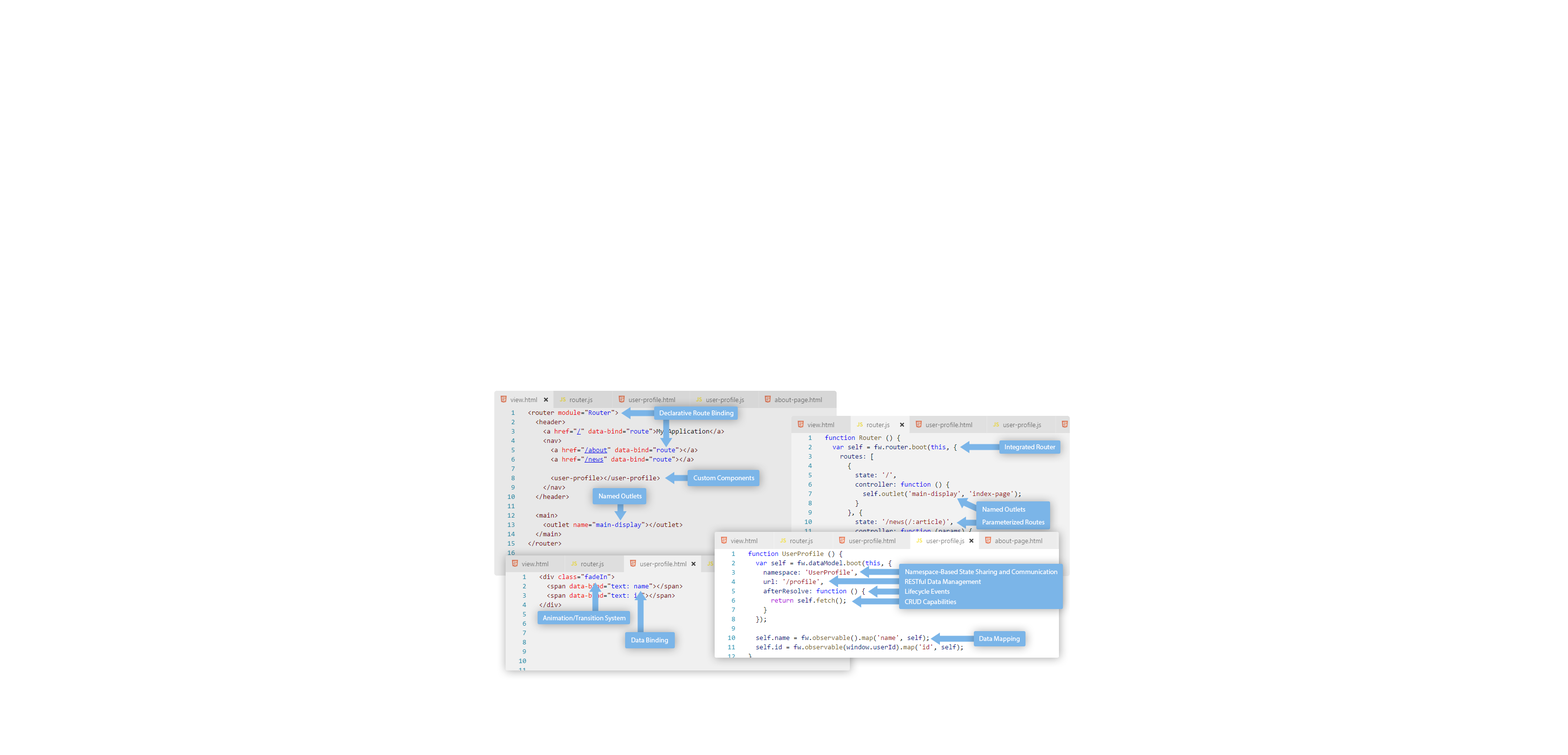
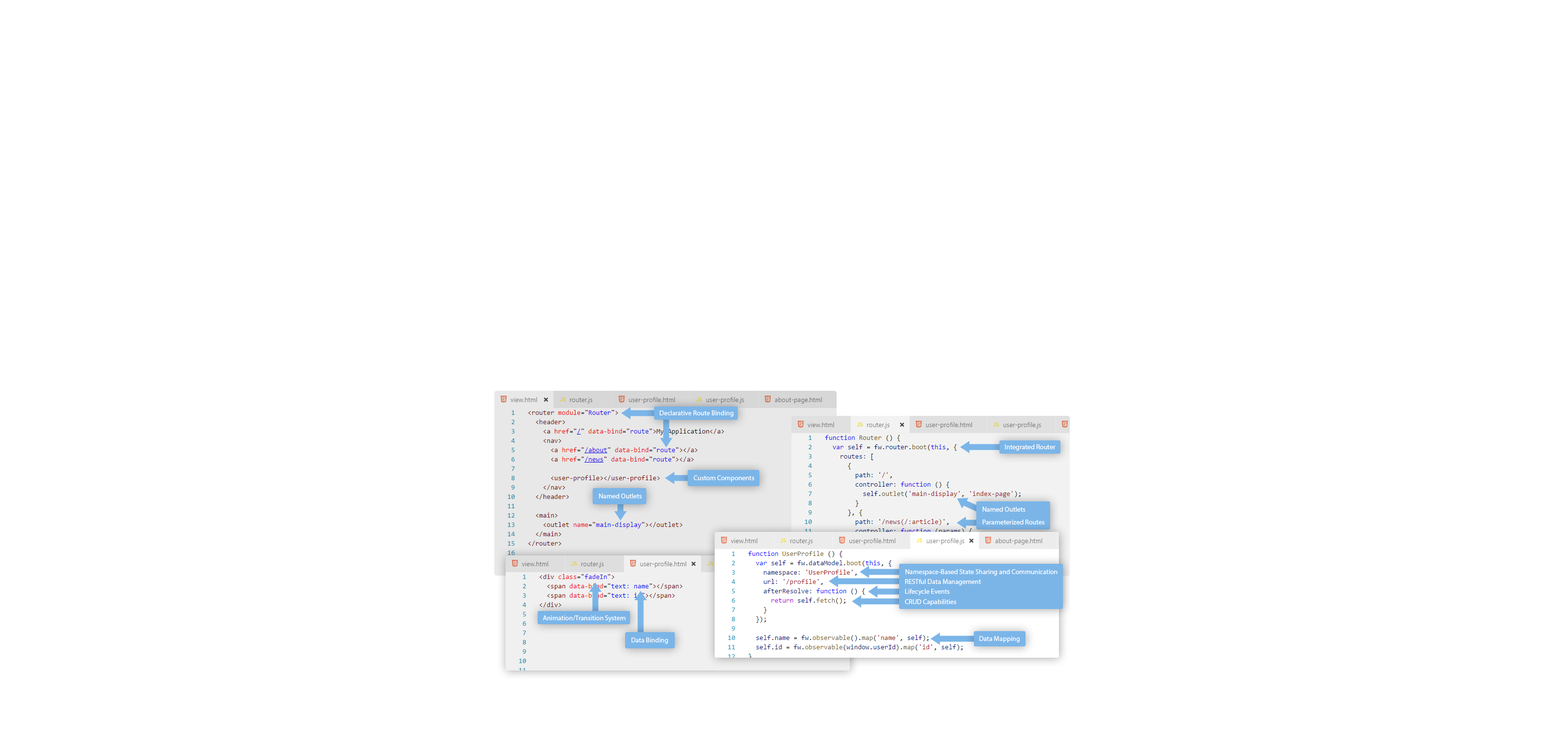
Layered file, before and after one edit (1568×755). Changes by layer:
painted on "router.js" over [855, 472, 953, 526]
